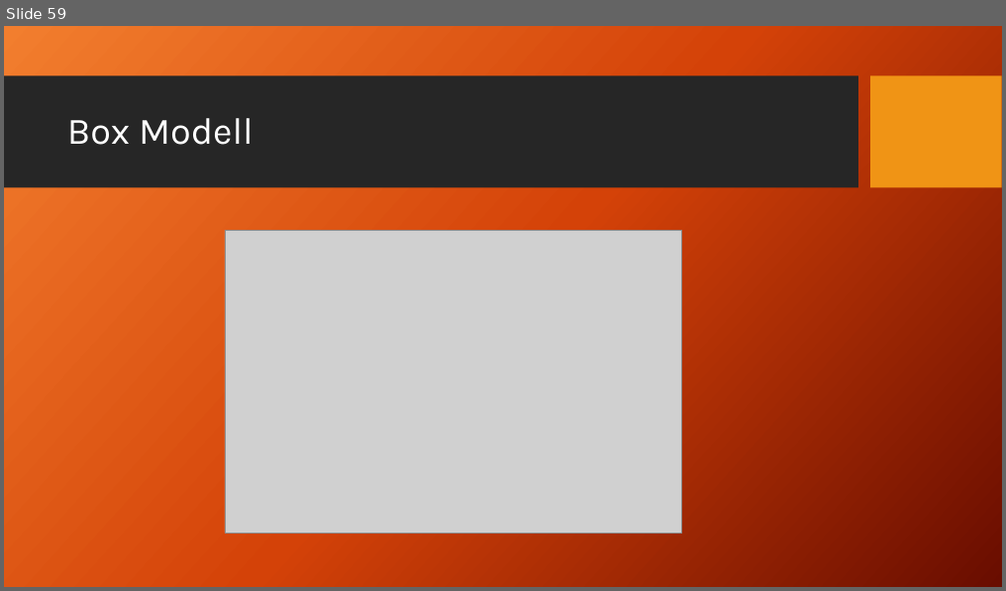
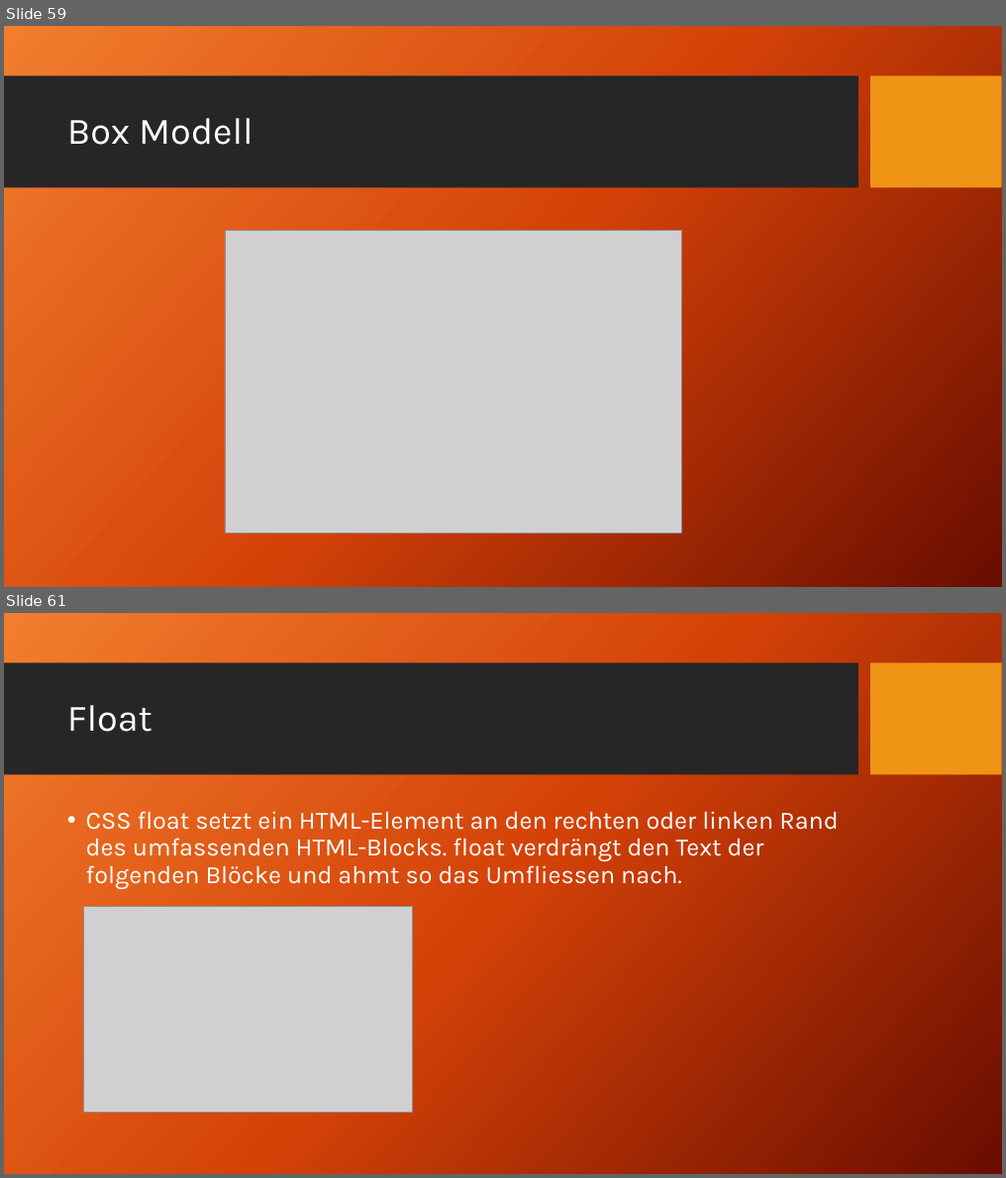
Before and after one commit to TomFrey/htmlCssBasicUebungen, a slide deck: html Schulung.pptx. Shown one above the other, each under a label of ours: slide 59 before the commit, slides 59 and 61 after it; the slides between them are not shown. The pictures are 1006x591 and 1006x1178 pixels, drawn with LibreOffice and Linux fonts; fonts in the diff are those of the drawing; grey boxes stand for pictures; background and template pictures are left out. Boxes give left, top, right and bottom in pixels: in the first picture for what was removed or moved away, otherwise in the second. Text is boxed around its words. In the diff, an @@ line names an element or a change of style, - is before the commit and + after.

Commit message:
css float zur PowerPoint Präsentation hinzugefügt.

```diff
--- a/html Schulung.pptx
+++ b/html Schulung.pptx
@@ slide 61 added at (x1=4, y1=613, x2=1002, y2=1174), background picture (left out); not listed: 2 template elements that a slide beside it also shows @@
@@ title added at (x1=67, y1=705, x2=152, y2=732), 36 pt, text #FFFFFF @@
+Float
@@ text added at (x1=86, y1=811, x2=838, y2=889), 24 pt, text #FFFFFF @@
+• CSS float setzt ein HTML-Element an den rechten oder linken Rand des umfassenden HTML-Blocks. float verdrängt den Text der folgenden Blöcke und ahmt so das Umfliessen nach.
@@ picture added at (x1=83, y1=907, x2=412, y2=1113) @@
```
Also in this commit, not shown: 14 other slides added.
